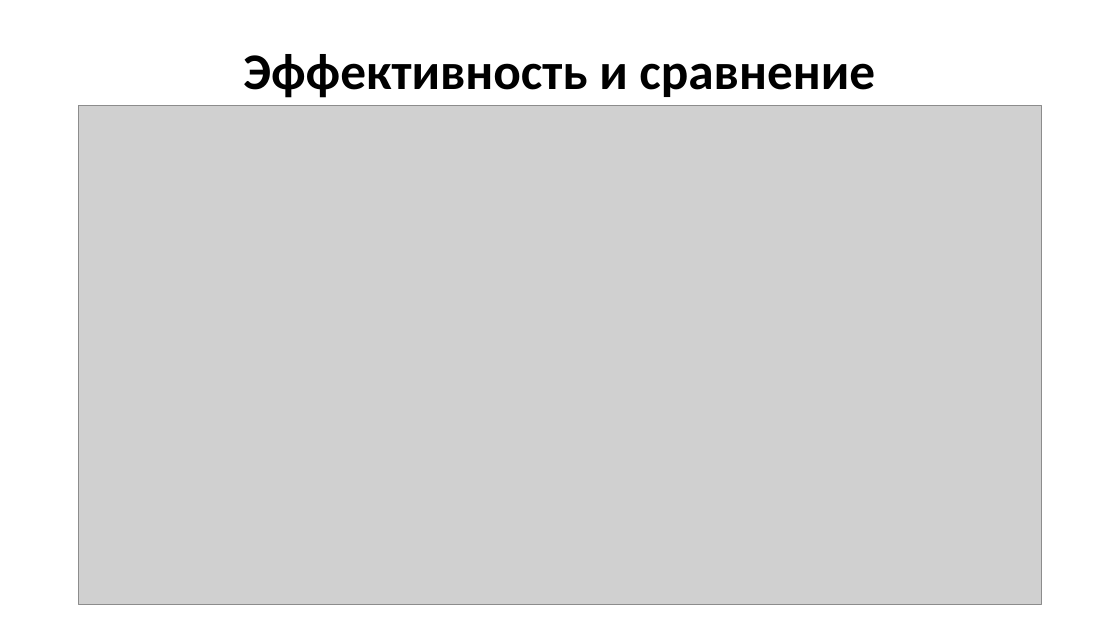
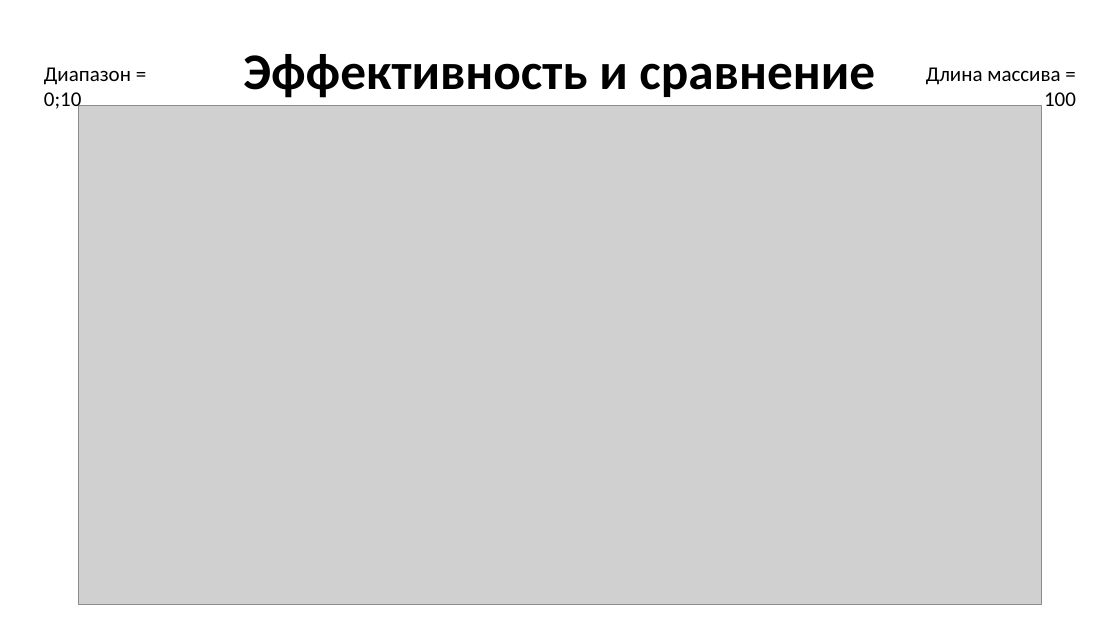
Before and after one commit to Qarkarich/fractal_sort, a slide deck: slide 10 of Презентация_Блинов.pptx. Drawn at 1120x630 pixels with LibreOffice and Linux fonts; fonts in the diff are those of the drawing; grey boxes stand for pictures. Boxes give left, top, right and bottom in pixels: in the first picture for what was removed or moved away, otherwise in the second. Text is boxed around its words. In the diff, an @@ line names an element or a change of style, - is before the commit and + after.

```diff
--- a/Презентация_Блинов.pptx
+++ b/Презентация_Блинов.pptx
@@ text added at bbox=[44, 67, 131, 113], 18 pt, text #000000 @@
+Диапазон =
+0;10
@@ text added at bbox=[926, 67, 1076, 106], 18 pt, text #000000 @@
+Длина массива = 100
```
Also in this commit, not shown: 3 other slides changed, 1 slide removed.
